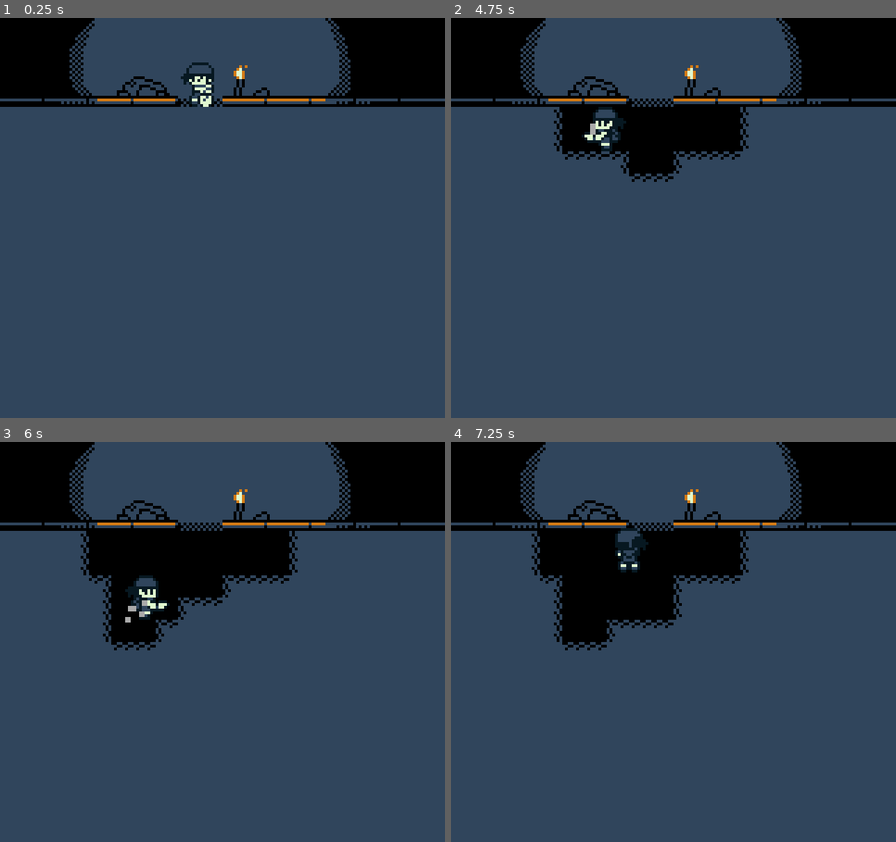
Above: before the commit, frames 1-4 (two rows, left to right).
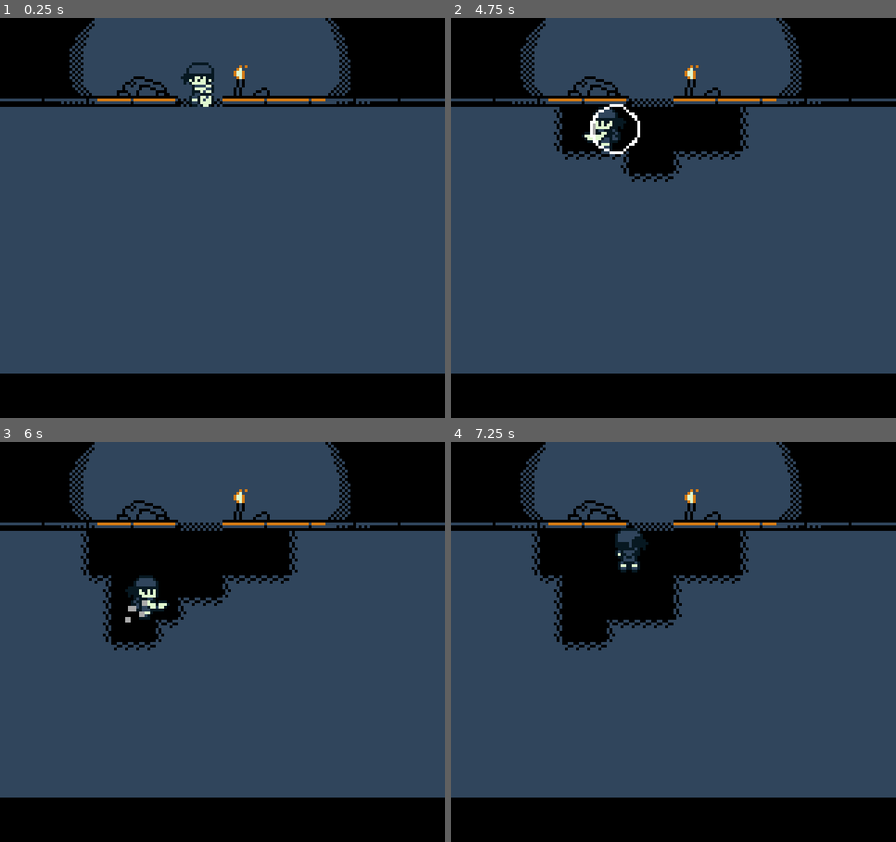
Above: after the commit, the same moments.

Repository: LucaAndreoli-code/GBJam14
Game: Godot game, scene res://scenes/minigames/digging/digging_minigame.tscn
Two runs of this game, one before a commit and one after it. Both use one fixed random seed, a clock stepped at 60 frames per second and the inputs below. This scene is started directly instead of the project's main scene.
Inputs:
- Up to frame 1 (0.25 s): no input
- Up to frame 2 (4.75 s): tap Enter at 0.5 s; hold Right (dpad_right) 0.53-1.28 s; hold X (btn_a) 0.53-1.28 s; hold Down (dpad_down) 1.28-2.03 s; tap X (btn_a) at 1.35, 2.3, 2.85, 4.55 s; hold Right (dpad_right) 2.03-2.78 s; hold Z (btn_b) 2.03-2.78 s; hold Up (dpad_up) 2.78-3.53 s; tap Space at 3.5 s; hold X (btn_a) 3.53-4.28 s; hold Left (dpad_left) from 3.53 s (still down); tap Z (btn_b) at 4.35 s
- Up to frame 3 (6 s): release Left (dpad_left) at 5.03 s; hold Down (dpad_down) 5.03-5.78 s; hold X (btn_a) 5.03-5.78 s; hold Right (dpad_right) from 5.78 s (still down); tap X (btn_a) at 5.85 s
- Up to frame 4 (7.25 s): release Right (dpad_right) at 6.53 s; hold Up (dpad_up) from 6.53 s (still down); hold Z (btn_b) from 6.53 s (still down); tap X (btn_a) at 6.8 s

The runs differ from the first frame. In frame 1, 11% of the frame differs, in the area x 0-100%, y 88-100%; in frame 2, 11%, in the area x 0-100%, y 21-100%; in frame 3, 11%; in frame 4, 11%.

Commit message:
adding sonar

Diff:
--- a/scenes/minigames/digging/digging_minigame.tscn
+++ b/scenes/minigames/digging/digging_minigame.tscn
@@ -5,6 +5,7 @@
 [ext_resource type="TileSet" uid="uid://b5xjkag1yxbtb" path="res://assets/tilesets/demo/dig_dug_tileset.tres" id="3_tileset"]
 [ext_resource type="Script" uid="uid://dpgbrqd7adexg" path="res://scripts/minigames/digging/dig_field.gd" id="4_field"]
 [ext_resource type="PackedScene" path="res://scenes/minigames/digging/dig_player.tscn" id="5_player"]
+[ext_resource type="Script" uid="uid://d2uw6tdbw6mv2" path="res://scripts/minigames/digging/sonar_ring.gd" id="6_sonar"]
 
 [sub_resource type="RectangleShape2D" id="RectangleShape2D_4h42e"]
 size = Vector2(64, 30)
@@ -14,6 +15,7 @@
 
 [node name="DiggingMinigame" type="Node2D" unique_id=1655693609]
 script = ExtResource("1_root")
+treasure_count = 3
 
 [node name="Surface" type="Sprite2D" parent="." unique_id=30023449]
 position = Vector2(80, 16)
@@ -22,6 +24,7 @@
 [node name="DigField" type="TileMapLayer" parent="." unique_id=1462086664]
 tile_set = ExtResource("3_tileset")
 script = ExtResource("4_field")
+field_rect = Rect2i(0, 4, 20, 12)
 
 [node name="Treasures" type="Node2D" parent="." unique_id=1480143177]
 
@@ -30,7 +33,7 @@
 field_path = NodePath("../DigField")
 
 [node name="Bounding" type="StaticBody2D" parent="." unique_id=1949647877]
-collision_layer = 1
+visible = false
 collision_mask = 0
 
 [node name="CollisionShape2D" type="CollisionShape2D" parent="Bounding" unique_id=273781272]
@@ -38,7 +41,7 @@
 shape = SubResource("RectangleShape2D_4h42e")
 
 [node name="Bounding2" type="StaticBody2D" parent="." unique_id=751340506]
-collision_layer = 1
+visible = false
 collision_mask = 0
 
 [node name="CollisionShape2D" type="CollisionShape2D" parent="Bounding2" unique_id=1728546571]
@@ -46,9 +49,13 @@
 shape = SubResource("RectangleShape2D_right")
 
 [node name="Bounding3" type="StaticBody2D" parent="." unique_id=1364408459]
-collision_layer = 1
+visible = false
 collision_mask = 0
 
 [node name="CollisionShape2D" type="CollisionShape2D" parent="Bounding3" unique_id=85849230]
 position = Vector2(72, 1)
 shape = SubResource("RectangleShape2D_4h42e")
+
+[node name="SonarRing" type="Node2D" parent="." unique_id=1180182209]
+z_index = 10
+script = ExtResource("6_sonar")
--- a/scripts/minigames/digging/digging_minigame.gd
+++ b/scripts/minigames/digging/digging_minigame.gd
@@ -8,11 +8,16 @@
 signal treasure_collected(total: int, target: int)
 ## Emits when the last treasure is picked up
 signal all_treasures_collected()
+## Emits when the sonar fires, carrying the seconds until it is usable again
+signal sonar_pinged(cooldown: float)
 
 const TREASURE_SCENE := preload("res://scenes/minigames/digging/treasure.tscn")
 
 # Attempts per region before giving up on placing that treasure
 const PLACEMENT_ATTEMPTS := 24
+
+# Input action that fires the sonar
+const SONAR_ACTION := "btn_a"
 
 ## How many treasures to bury
 @export var treasure_count: int = 4
@@ -26,15 +31,25 @@
 @export var min_gap: int = 1
 ## Cells around the player's starting position that stay treasure free
 @export var start_pocket_radius: int = 2
+## How far the sonar reaches, in px. Roughly 5 cells at the default 8px tile.
+@export var sonar_radius: float = 40.0
+## Seconds between two usable scans
+@export var sonar_cooldown: float = 4.0
+## How long a treasure keeps blinking once the wave reaches it, in seconds
+@export var sonar_flash_time: float = 1.5
 
 @onready var _field: DigField = $DigField
 @onready var _player: DigPlayer = $DigPlayer
 @onready var _treasures_root: Node2D = $Treasures
+@onready var _sonar_ring: SonarRing = $SonarRing
 
 var _rng := RandomNumberGenerator.new()
 var _buried: Array[Treasure] = []
 var _reserved: Array[Rect2i] = []
 var _collected: int = 0
+var _sonar_left: float = 0.0
+var _sonar_origin: Vector2 = Vector2.ZERO
+var _sonar_pending: Array[Treasure] = []
 
 func _ready() -> void:
 	# DigField.fill() already ran: children are readied before their parent
@@ -43,6 +58,14 @@
 	_open_start_pocket()
 	_reserve_start_pocket()
 	_spawn_treasures()
+	# One place to balance the reach: the ring only needs it to pace its sweep
+	_sonar_ring.radius = sonar_radius
+
+func _process(delta: float) -> void:
+	_sonar_left = maxf(_sonar_left - delta, 0.0)
+	if _sonar_left <= 0.0 and Input.is_action_just_pressed(SONAR_ACTION):
+		_fire_sonar()
+	_advance_sonar_wave()
 
 ## Called by SceneManager when this scene is entered, see scene_manager.gd
 func on_scene_entered(payload: Dictionary) -> void:
@@ -53,6 +76,52 @@
 ## Returns how many treasures the player has picked up so far
 func get_collected_count() -> int:
 	return _collected
+
+## Returns true when the sonar can be fired again
+func is_sonar_ready() -> bool:
+	return _sonar_left <= 0.0
+
+## 0 right when the sonar comes back up, 1 right after a ping. For a cooldown gauge.
+func get_sonar_cooldown_ratio() -> float:
+	if sonar_cooldown <= 0.0:
+		return 0.0
+	return _sonar_left / sonar_cooldown
+
+# Sends the wave out from where the player stands right now. The origin is captured once
+# and never follows the player: the ring is drawn from it and the treasure distances are
+# measured against it, so walking away mid sweep cannot desync the two.
+func _fire_sonar() -> void:
+	_sonar_left = sonar_cooldown
+	_sonar_origin = _player.global_position
+	_sonar_ring.global_position = _sonar_origin
+	_sonar_ring.ping()
+	# Buried only: a revealed treasure is already on screen and a collected one is gone
+	_sonar_pending.clear()
+	for treasure in _buried:
+		if treasure.global_position.distance_to(_sonar_origin) <= sonar_radius:
+			_sonar_pending.append(treasure)
+	sonar_pinged.emit(sonar_cooldown)
+
+# Starts a treasure blinking on the frame the ring passes over it, rather than lighting
+# every one of them at once, so the sweep reads as actually finding them.
+func _advance_sonar_wave() -> void:
+	if _sonar_pending.is_empty():
+		return
+	# -1 means the sweep is over: everything left is inside the radius by construction,
+	# so flash it now instead of dropping it on a rounding error.
+	var front := _sonar_ring.get_wave_radius()
+	if front < 0.0:
+		front = sonar_radius
+	var still_waiting: Array[Treasure] = []
+	for treasure in _sonar_pending:
+		# A treasure revealed mid sweep can be collected and freed before the wave lands
+		if not is_instance_valid(treasure):
+			continue
+		if treasure.global_position.distance_to(_sonar_origin) > front:
+			still_waiting.append(treasure)
+		else:
+			treasure.flash(sonar_flash_time)
+	_sonar_pending = still_waiting
 
 # The player spawns inside the dirt, so clear the cells under its body first or
 # move_and_slide() would spend the first frames shoving it out of solid tiles.
@@ -166,3 +235,4 @@
 	treasure_collected.emit(_collected, treasure_count)
 	if _collected >= treasure_count:
 		all_treasures_collected.emit()
+		push_warning("All treasure collected")
--- /dev/null
+++ b/scripts/minigames/digging/sonar_ring.gd
@@ -0,0 +1,67 @@
+class_name SonarRing
+extends Node2D
+
+## The expanding ring pair the sonar draws when it pings.
+## Purely cosmetic and stateless as far as the game is concerned: DiggingMinigame reads
+## get_wave_radius() to decide when the wave has reached a treasure, so the blink and the
+## ring can never drift apart.
+
+const PaletteScript := preload("res://globals/palette.gd")
+
+## Source shade, not a display color: the palette shader indexes on the red channel.
+const RING_COLOR := PaletteScript.SRC_LIGHTEST
+
+## Segments per circle. 24 is plenty at this radius and keeps the polyline cheap.
+const SEGMENTS := 24
+
+## How far the wave travels, in px
+@export var radius: float = 30.0
+## How long the wave takes to reach `radius`, in seconds
+@export var sweep_time: float = 0.8
+## Distance between the leading ring and the one trailing it, in px
+@export var trail_gap: float = 12.0
+
+var _elapsed: float = 0.0
+var _active: bool = false
+
+func _ready() -> void:
+	# Idle until something pings: the node costs nothing while the sonar is on cooldown
+	set_process(false)
+
+## Returns true while a sweep is running
+func is_active() -> bool:
+	return _active
+
+## Radius the wave front has reached this frame, or -1 when no sweep is running
+func get_wave_radius() -> float:
+	if not _active:
+		return -1.0
+	return _elapsed / sweep_time * radius
+
+## Restarts the sweep from the center
+func ping() -> void:
+	_elapsed = 0.0
+	_active = true
+	set_process(true)
+	queue_redraw()
+
+func _process(delta: float) -> void:
+	_elapsed += delta
+	if _elapsed >= sweep_time:
+		_active = false
+		set_process(false)
+	queue_redraw()
+
+func _draw() -> void:
+	if not _active:
+		return
+	var front := get_wave_radius()
+	_draw_ring(front)
+	_draw_ring(front - trail_gap)
+
+# Antialiasing off and width 1: a one pixel polyline, which the viewport's vertex snapping
+# keeps on the pixel grid instead of smearing it over two rows.
+func _draw_ring(r: float) -> void:
+	if r <= 0.0:
+		return
+	draw_arc(Vector2.ZERO, r, 0.0, TAU, SEGMENTS, RING_COLOR, 1.0, false)
--- a/scripts/minigames/digging/treasure.gd
+++ b/scripts/minigames/digging/treasure.gd
@@ -23,15 +23,21 @@
 	Kind.BIG: 3.0,
 }
 
+## Seconds of one on or off step of a sonar blink
+const FLASH_STEP := 0.2
+
 @onready var _shape: CollisionShape2D = $CollisionShape2D
 @onready var _placeholder: ColorRect = $Placeholder
 
 var _kind: Kind = Kind.SMALL
 var _cells: Array[Vector2i] = []
 var _revealed: bool = false
+var _flash_left: float = 0.0
 
 func _ready() -> void:
 	body_entered.connect(_on_body_entered)
+	# Only the sonar blink needs a frame tick, so stay idle until it asks for one
+	set_process(false)
 
 ## Places the treasure over the given cells and buries it.
 ## `origin` is the top-left corner of the footprint, in this node's parent space.
@@ -75,6 +81,29 @@
 	visible = true
 	monitoring = true
 
+## Blinks the treasure for `duration` seconds so the sonar can point at it.
+## Deliberately leaves `monitoring` alone: the scan shows where a treasure is, it does not
+## let the player pick it up through terrain that is still solid.
+func flash(duration: float) -> void:
+	if _revealed:
+		return
+	_flash_left = duration
+	set_process(true)
+
+func _process(delta: float) -> void:
+	_flash_left -= delta
+	# _revealed can flip mid blink, when the player digs the treasure out while it shows
+	if _flash_left <= 0.0 or _revealed:
+		_end_flash()
+		return
+	visible = int(_flash_left / FLASH_STEP) % 2 == 0
+
+func _end_flash() -> void:
+	_flash_left = 0.0
+	set_process(false)
+	# A treasure uncovered during the blink stays up; one still buried goes back to hidden
+	visible = _revealed
+
 func _bury() -> void:
 	_revealed = false
 	visible = false
Renamed: assets/sprites/demo/calice.png -> assets/sprites/demo/treasures/calice.png
Not shown, changed: assets/sprites/demo/treasures/calice.png.import
Renamed: assets/sprites/demo/forziere.png -> assets/sprites/demo/treasures/forziere.png
Not shown, changed: assets/sprites/demo/treasures/forziere.png.import
Renamed: assets/sprites/demo/moneta.png -> assets/sprites/demo/treasures/moneta.png
Not shown, changed: assets/sprites/demo/treasures/moneta.png.import
Renamed: assets/sprites/demo/statua.png -> assets/sprites/demo/treasures/statua.png
Not shown, changed: assets/sprites/demo/treasures/statua.png.import
Renamed: assets/sprites/demo/vasca.png -> assets/sprites/demo/treasures/vasca.png
Not shown, changed: assets/sprites/demo/treasures/vasca.png.import
Not shown, added: scripts/minigames/digging/sonar_ring.gd.uid
